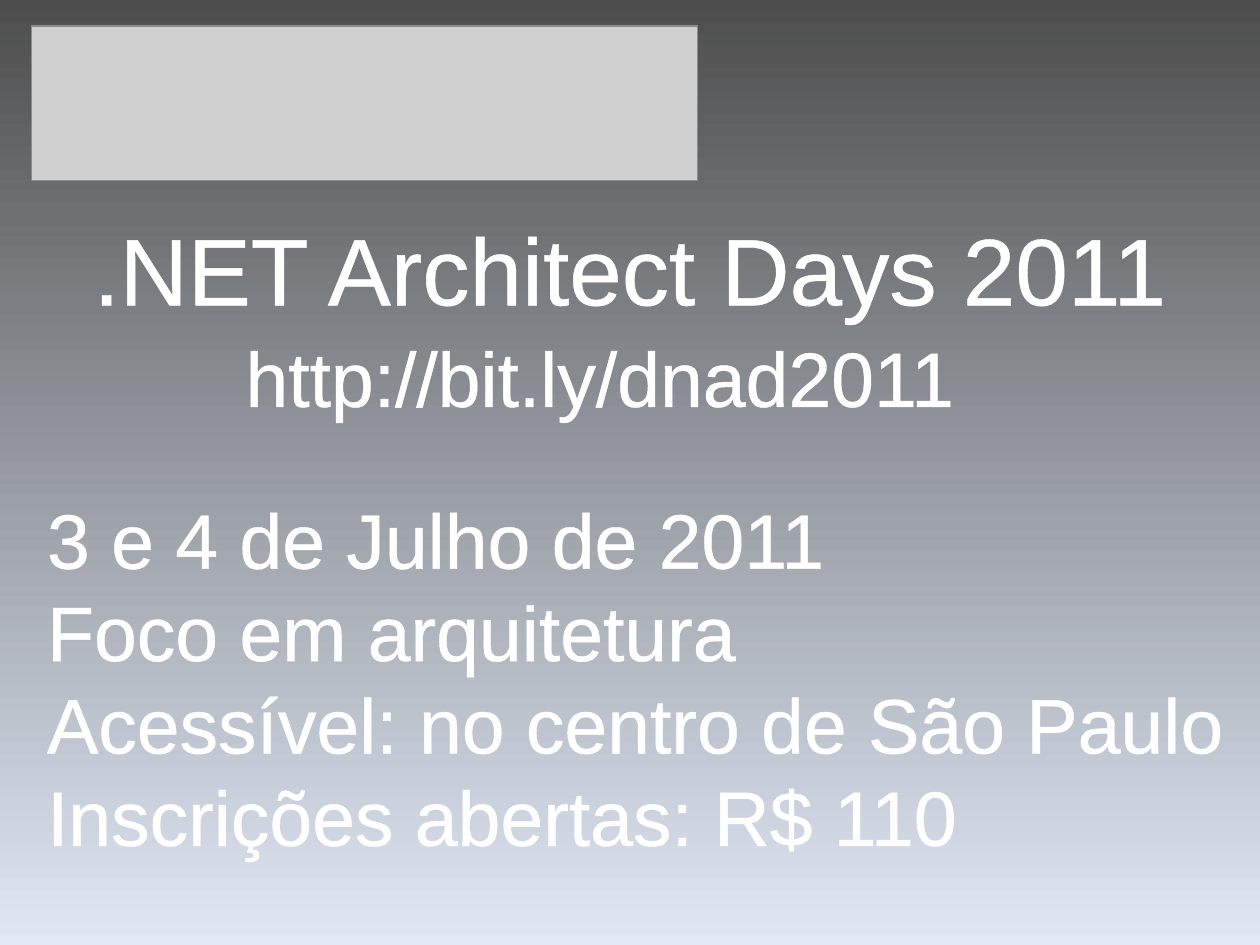
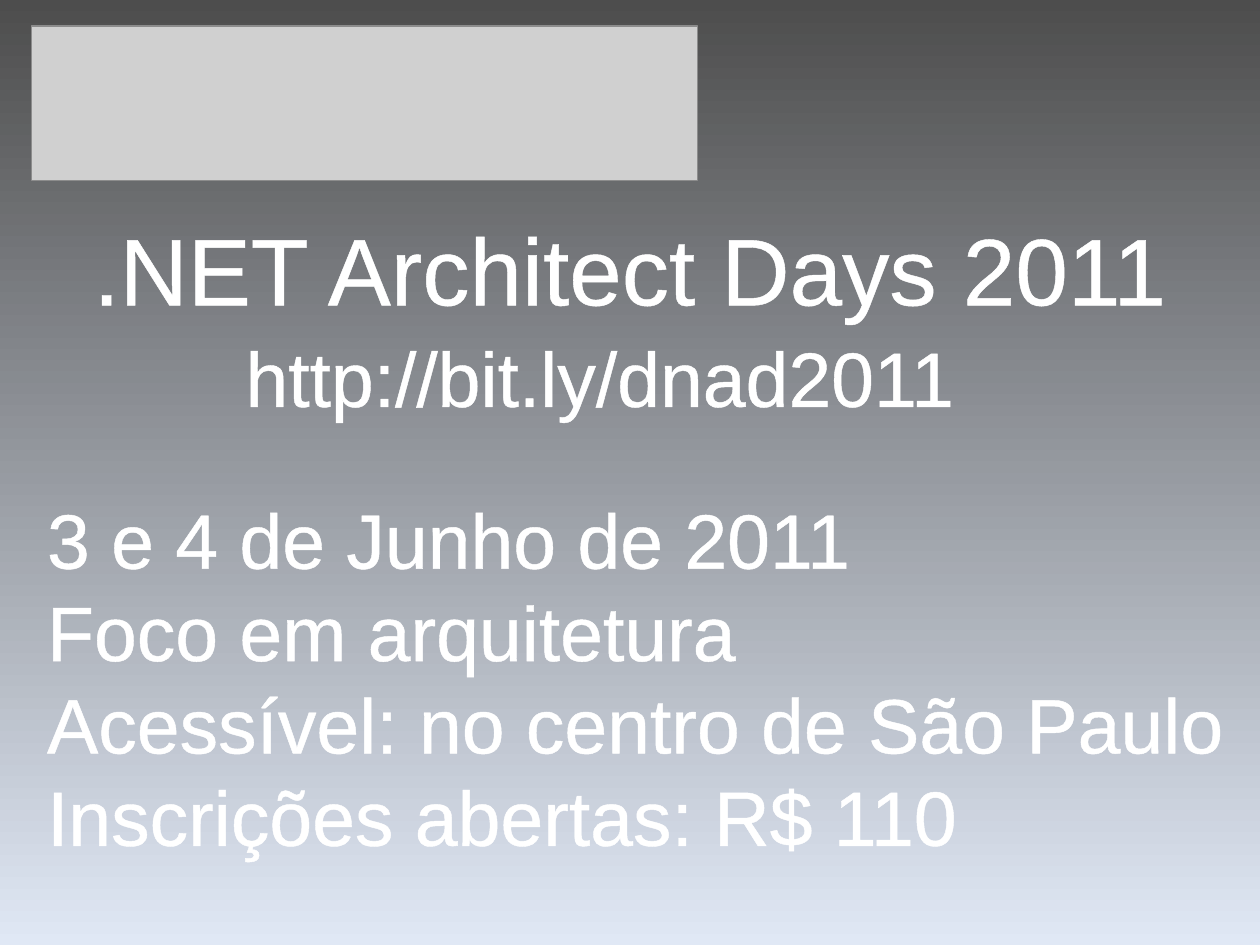
Before and after one commit to pedroreys/Presentations, a slide deck: slide 9 of MvcSummit/HeyControllersDotNetEmForma/ppt/Hey Controllers hora do dot net em forma.pptx. Drawn at 1260x945 pixels with LibreOffice and Linux fonts; fonts in the diff are those of the drawing; grey boxes stand for pictures. Boxes give left, top, right and bottom in pixels: in the first picture for what was removed or moved away, otherwise in the second. Text is boxed around its words. In the diff, an @@ line names an element or a change of style, - is before the commit and + after.

```diff
--- a/MvcSummit/HeyControllersDotNetEmForma/ppt/Hey Controllers hora do dot net em forma.pptx
+++ b/MvcSummit/HeyControllersDotNetEmForma/ppt/Hey Controllers hora do dot net em forma.pptx
@@ text at bbox=[47, 513, 850, 570]: text changed @@
-3 e 4 de Julho de 2011
+3 e 4 de Junho de 2011
```
Also in this commit, not shown: 1 other slide changed, 19 other files.
